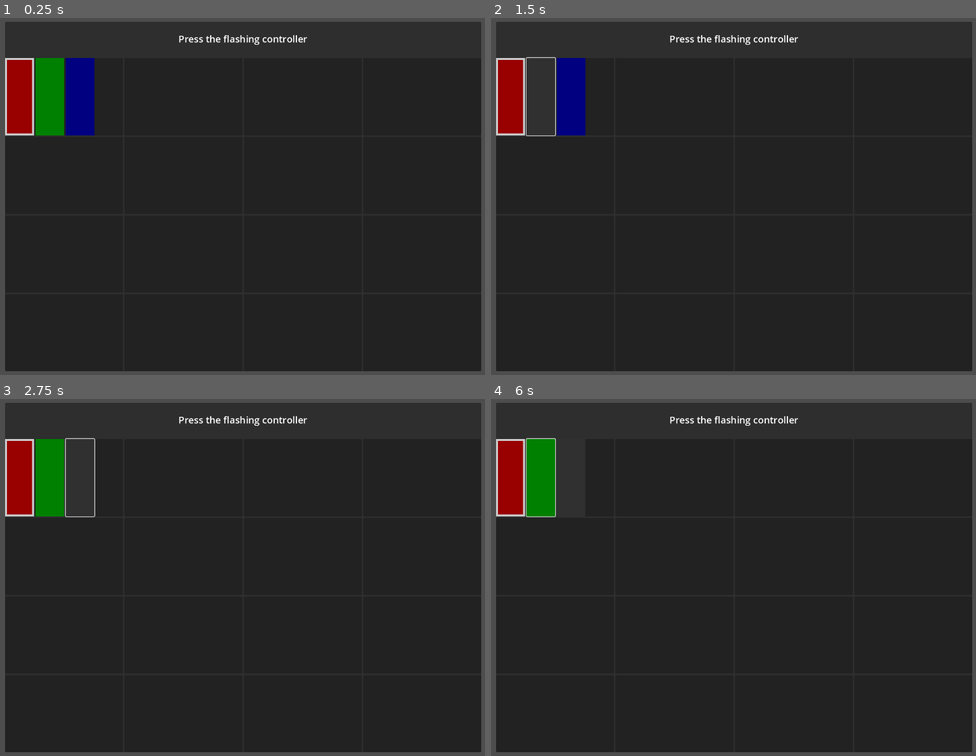
Above: before the commit, frames 1-4 (two rows, left to right).
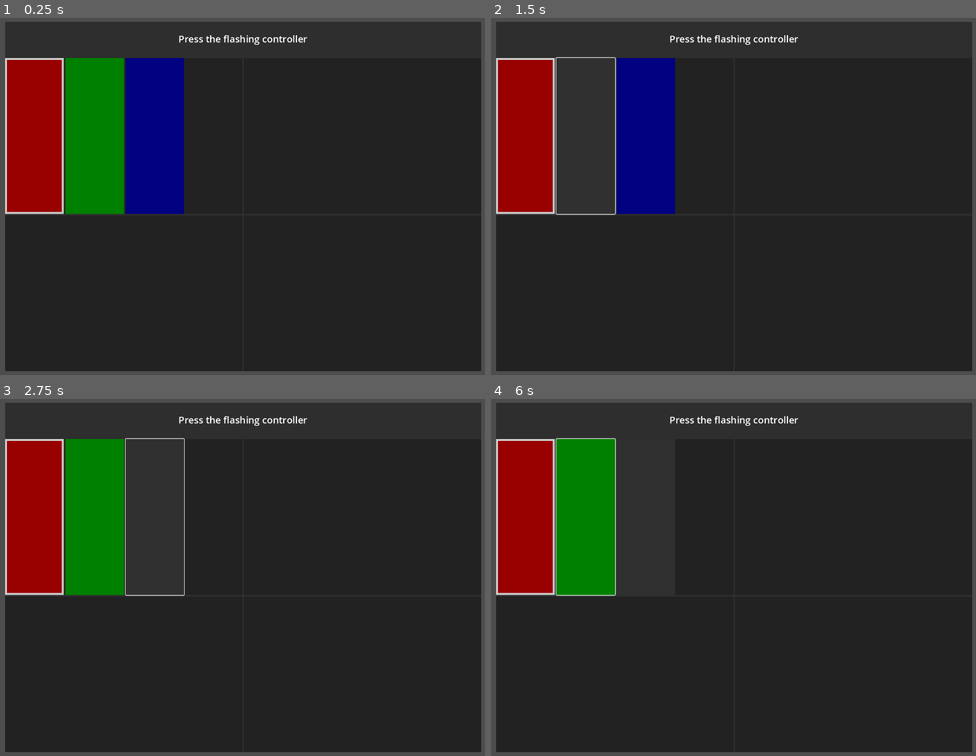
Above: after the commit, the same moments.

Repository: mikeedwards/ld54-ldjam-richstrange
Game: Godot game, scene res://UI/gui.tscn
The game is run twice, just before and just after one commit, with the same random seed, the same clock (stepped at 60 frames per second) and the same inputs. This scene is started directly instead of the project's main scene.
Inputs (mouse positions are in pixels of both pictures, inside the frame that each line leads up to; where the layout moved, square brackets give the same spot in the first picture):
- Up to frame 1 (0.25 s): no input
- Up to frame 2 (1.5 s): click (524, 135) [510, 96] at 0.5 s; click (588, 135) [539, 96] at 1.25 s
- Up to frame 3 (2.75 s): click (155, 516) [82, 477] at 2 s
- Up to frame 4 (6 s): tap Enter at 2.75, 4.25, 5.75 s; hold Right (ui_right) 2.78-3.53 s; tap Space at 3.5, 5 s; hold Down (ui_down) 3.53-4.28 s; hold Right (ui_right) 4.28-5.03 s; hold Up (ui_up) 5.03-5.78 s; hold Left (ui_left) from 5.78 s (still down)

The runs differ from the first frame. In frame 1, 15% of the frame differs, in the area x 1-38%, y 11-55%; in frame 2, 11%; in frame 3, 9.7%; in frame 4, 9.7%.

Commit message:
import blend file and setup git plugin

Diff:
--- a/UI/gui.tscn
+++ b/UI/gui.tscn
@@ -63,7 +63,7 @@
 layout_mode = 2
 size_flags_vertical = 3
 size_flags_stretch_ratio = 9.0
-columns = 4
+columns = 2
 
 [node name="Panel" type="Panel" parent="Panel/VBoxContainer/GridContainer"]
 layout_mode = 2
@@ -113,63 +113,3 @@
 layout_mode = 2
 size_flags_horizontal = 3
 size_flags_vertical = 3
-
-[node name="Panel5" type="Panel" parent="Panel/VBoxContainer/GridContainer"]
-layout_mode = 2
-size_flags_horizontal = 3
-size_flags_vertical = 3
-
-[node name="Panel6" type="Panel" parent="Panel/VBoxContainer/GridContainer"]
-layout_mode = 2
-size_flags_horizontal = 3
-size_flags_vertical = 3
-
-[node name="Panel7" type="Panel" parent="Panel/VBoxContainer/GridContainer"]
-layout_mode = 2
-size_flags_horizontal = 3
-size_flags_vertical = 3
-
-[node name="Panel8" type="Panel" parent="Panel/VBoxContainer/GridContainer"]
-layout_mode = 2
-size_flags_horizontal = 3
-size_flags_vertical = 3
-
-[node name="Panel9" type="Panel" parent="Panel/VBoxContainer/GridContainer"]
-layout_mode = 2
-size_flags_horizontal = 3
-size_flags_vertical = 3
-
-[node name="Panel10" type="Panel" parent="Panel/VBoxContainer/GridContainer"]
-layout_mode = 2
-size_flags_horizontal = 3
-size_flags_vertical = 3
-
-[node name="Panel11" type="Panel" parent="Panel/VBoxContainer/GridContainer"]
-layout_mode = 2
-size_flags_horizontal = 3
-size_flags_vertical = 3
-
-[node name="Panel12" type="Panel" parent="Panel/VBoxContainer/GridContainer"]
-layout_mode = 2
-size_flags_horizontal = 3
-size_flags_vertical = 3
-
-[node name="Panel13" type="Panel" parent="Panel/VBoxContainer/GridContainer"]
-layout_mode = 2
-size_flags_horizontal = 3
-size_flags_vertical = 3
-
-[node name="Panel14" type="Panel" parent="Panel/VBoxContainer/GridContainer"]
-layout_mode = 2
-size_flags_horizontal = 3
-size_flags_vertical = 3
-
-[node name="Panel15" type="Panel" parent="Panel/VBoxContainer/GridContainer"]
-layout_mode = 2
-size_flags_horizontal = 3
-size_flags_vertical = 3
-
-[node name="Panel16" type="Panel" parent="Panel/VBoxContainer/GridContainer"]
-layout_mode = 2
-size_flags_horizontal = 3
-size_flags_vertical = 3
--- a/project.godot
+++ b/project.godot
@@ -21,6 +21,15 @@
 window/size/viewport_height=960
 window/stretch/mode="viewport"
 
+[dotnet]
+
+project/assembly_name="ldjam_test"
+
+[editor]
+
+version_control/plugin_name="GitPlugin"
+version_control/autoload_on_startup=true
+
 [layer_names]
 
 2d_physics/layer_1="world"
Not shown, added: Assets/player_model.blend.import
Not shown, changed: .gitignore
